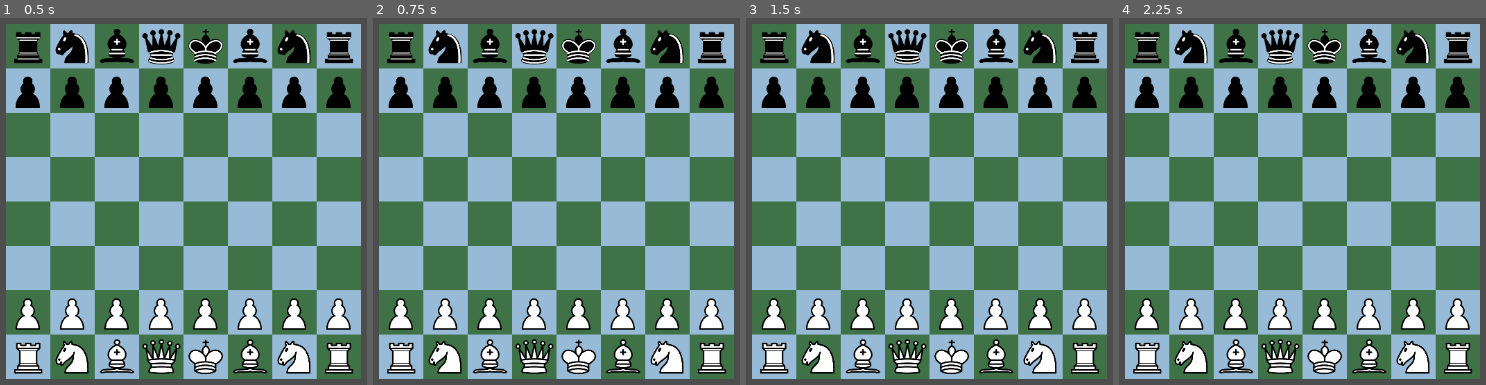
Above: before the commit, frames 1-4 (left to right).
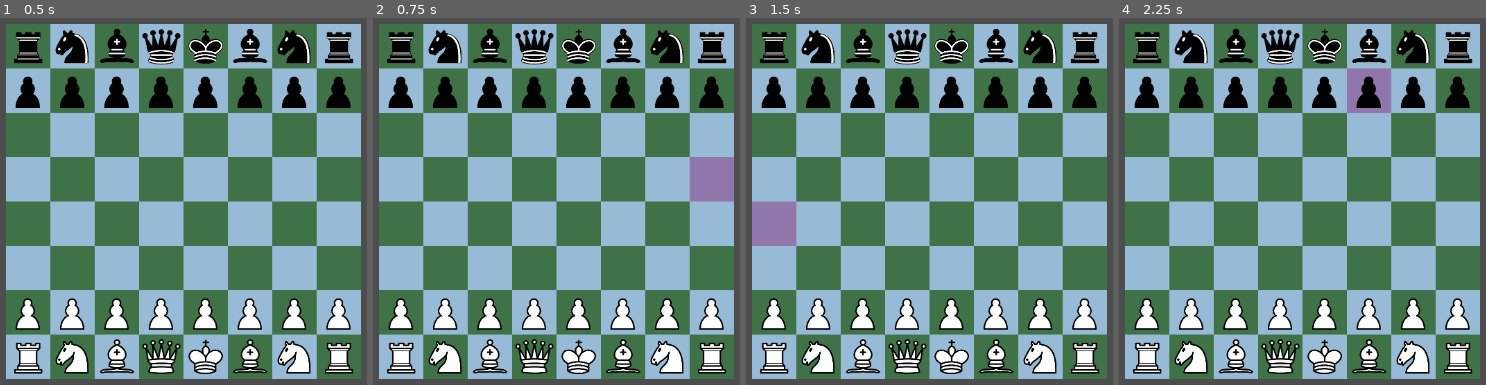
Above: after the commit, the same moments.

Repository: Steammake3/ChessV2
Game: Godot game, scene res://Scenes/board.tscn
Two runs of this game, one before a commit and one after it. Both use one fixed random seed, a clock stepped at 60 frames per second and the inputs below. The engine's default icon, where the game draws it, is replaced by a stand-in: a white triangle on a blue panel in a dark square.
Inputs (mouse positions are in pixels of both pictures, inside the frame that each line leads up to):
- Up to frame 1 (0.5 s): no input
- Up to frame 2 (0.75 s): tap Enter at 0.5 s; move the mouse to (732, 179) at 0.52 s; click (732, 179) at 0.67 s
- Up to frame 3 (1.5 s): tap Space at 1.25 s; move the mouse to (768, 223) at 1.27 s; click (768, 223) at 1.42 s
- Up to frame 4 (2.25 s): tap Enter at 2 s; move the mouse to (1383, 102) at 2.02 s; click (1383, 102) at 2.17 s

Frame 1 is identical in both runs. In frame 2, 1.5% of the frame differs, in the area x 86-99%, y 37-51%; in frame 3, 1.5%; in frame 4, 1.1%.

Commit message:
SELECTION BEHAVIOR successfully implemented
Must remove DEBUG icon in tile_base at some point

Diff:
--- a/Scenes/physical_piece.tscn
+++ b/Scenes/physical_piece.tscn
@@ -5,8 +5,6 @@
 
 [node name="PhysicalPiece" type="Node2D"]
 script = ExtResource("1_eskfv")
-type = null
-side = null
 
 [node name="PieceImg" type="Sprite2D" parent="."]
 texture = ExtResource("2_eixs1")
--- a/Scenes/tile_base.tscn
+++ b/Scenes/tile_base.tscn
@@ -1,16 +1,41 @@
-[gd_scene load_steps=3 format=3 uid="uid://bppphhk2iy5i1"]
+[gd_scene load_steps=4 format=3 uid="uid://bppphhk2iy5i1"]
 
+[ext_resource type="Script" uid="uid://dx8dw4j4k8n77" path="res://Scriptures/tile_base.gd" id="1_c7lwa"]
 [ext_resource type="Texture2D" uid="uid://b3ex137i3g3ay" path="res://icon.svg" id="1_qfeuw"]
 
 [sub_resource type="RectangleShape2D" id="RectangleShape2D_h0xm2"]
 size = Vector2(64, 64)
 
 [node name="TileBase" type="Area2D"]
+script = ExtResource("1_c7lwa")
 
 [node name="CollisionShape2D" type="CollisionShape2D" parent="."]
 shape = SubResource("RectangleShape2D_h0xm2")
 
-[node name="Sprite2D" type="Sprite2D" parent="."]
+[node name="Debug" type="Sprite2D" parent="."]
 visible = false
 scale = Vector2(0.5, 0.5)
 texture = ExtResource("1_qfeuw")
+
+[node name="Selected" type="Node2D" parent="."]
+
+[node name="Fill" type="ColorRect" parent="Selected"]
+offset_left = -32.0
+offset_top = -32.0
+offset_right = 32.0
+offset_bottom = 32.0
+color = Color(0.671643, 0.687751, 0.272408, 0.537255)
+
+[node name="Outline" type="Line2D" parent="Selected"]
+points = PackedVector2Array(-30, 30, -30, -30, 30, -30, 30, 30)
+closed = true
+width = 6.0
+default_color = Color(0.0564554, 0.202085, 0.201512, 1)
+joint_mode = 2
+
+[node name="Hovered" type="ColorRect" parent="."]
+offset_left = -32.0
+offset_top = -32.0
+offset_right = 32.0
+offset_bottom = 32.0
+color = Color(0.835333, 0.48, 1, 0.537255)
--- a/Scriptures/board.gd
+++ b/Scriptures/board.gd
@@ -4,28 +4,39 @@
 @export_color_no_alpha var light = Color("97bbd7")
 @export_color_no_alpha var dark = Color("3f7247")
 @export var TILE_SIZE : int = 64
-var FEN : String = "rnbqkbnr/pppppppp/8/8/8/8/PPPPPPPP/RNBQKBNR w KQkq - 0 1"
 
-var Game = GameState.new(FEN)
+const FEN : String = "rnbqkbnr/pppppppp/8/8/8/8/PPPPPPPP/RNBQKBNR w KQkq - 0 1"
+const tiler = preload("res://Scenes/tile_base.tscn")
+const piecer = preload("res://Scenes/physical_piece.tscn")
+
+var Game := GameState.new(FEN)
+var selection : int
+signal clear_prev_select(id : int)
 
 func setup_beginning():
 	var ts = TILE_SIZE
 	queue_redraw()
-	const tiler = preload("res://Scenes/tile_base.tscn")
-	const piecer = preload("res://Scenes/physical_piece.tscn")
 	for i in range(8):
 		for j in range(8):
-			var tile = tiler.instantiate()
-			tile.position = Vector2((j-4)*ts+ts/2.0, (3-i)*ts+ts/2.0)
-			tile.name = "Tile%d" % (8*i+j)
-			$Areas.add_child(tile)
+			$Areas.add_child(new_tilebase_at(i, j, ts))
 			if 8*i+j in Game.pindeces:
-				var piece = piecer.instantiate()
-				piece.position = Vector2((j-4)*ts+ts/2.0, (3-i)*ts+ts/2.0)
-				piece.name = "At%d" % (8*i+j)
-				piece.scale = Vector2(ts/170.0, ts/171.0)
-				piece.piece = Game.board[8*i+j]
-				$Pieces.add_child(piece)
+				$Pieces.add_child(new_piece_at(i, j, ts))
+
+func new_tilebase_at(i, j, ts):
+	var tile := tiler.instantiate() as TileBase
+	tile.position = Vector2((j-4)*ts+ts/2.0, (3-i)*ts+ts/2.0)
+	tile.name = "Tile%d" % (8*i+j)
+	tile.pos = int(8*i+j)
+	tile.board = self
+	return tile
+
+func new_piece_at(i, j, ts, scalar = 1) -> PhysicalPiece:
+	var piece := piecer.instantiate() as PhysicalPiece
+	piece.position = Vector2((j-4)*ts+ts/2.0, (3-i)*ts+ts/2.0)
+	piece.name = "At%d" % (8*i+j)
+	piece.scale = Vector2(ts/170.0*scalar, ts/171.0*scalar)
+	piece.piece = int(Game.board[8*i+j])
+	return piece
 
 func _draw() -> void:
 	var ts = TILE_SIZE
@@ -33,13 +44,24 @@
 		for j in range(8):
 			draw_rect(Rect2((i-4)*ts, (j-4)*ts, ts, ts), light if (i+j)%2 else dark)
 	if Game.en_passant != -1:
-		draw_circle(Vector2.ZERO, 70, Color.RED)
+		var piece : PhysicalPiece = new_piece_at(int(Game.en_passant / 8.0), Game.en_passant%8, ts, 0.5)
+		piece.modulate.a = 0.5
+		const Pieces = PhysicalPiece.Pieces
+		piece.piece = Pieces.Pawn | (Pieces.Black if Game.en_passant>31 else Pieces.White)
+		piece.rotation  = TAU/2.0
+		$Pieces.add_child(piece)
 
-func _enter_tree() -> void:
+func _ready() -> void:
 	Game.position_changed.connect(_on_position_changed)
+	clear_prev_select.connect(_on_select_cleared)
 	setup_beginning()
 	print(Game.repr())
 
 func _on_position_changed():
 	#TODO : Do piece moving logic
 	pass
+
+func _on_select_cleared(post):
+	if post==-1: return
+	if Helper.color_of_piece(Game.board[post])==Game.current_move:
+		selection = post
--- a/Scriptures/helper.gd
+++ b/Scriptures/helper.gd
@@ -1,4 +1,4 @@
-class_name Helper extends Node
+class_name Helper
 
 const Pieces = PhysicalPiece.Pieces
 
@@ -21,3 +21,6 @@
 
 static func is_black(piece):
 	return (piece>>3)==2
+
+static func color_of_piece(piece):
+	return Pieces.Black if is_black(piece) else Pieces.White
--- a/Scriptures/physical_piece.gd
+++ b/Scriptures/physical_piece.gd
@@ -32,7 +32,7 @@
 @export_enum("King:1", "Queen:2", "Bishop:3", "Rook:4", "Knight:5", "Pawn:6") var type : int = 6
 @export_enum("White:8", "Black:16") var side : int = 8
 
-var piece = side | type
+var piece : int = side | type
 
 func _process(delta: float) -> void:
 	if not piece&7:
--- /dev/null
+++ b/Scriptures/tile_base.gd
@@ -0,0 +1,29 @@
+class_name TileBase extends Area2D
+
+var board : Board
+var pos : int
+
+func _ready() -> void:
+	$Hovered.hide()
+	$Selected.hide()
+	board.clear_prev_select.connect(_on_clear_prev_select)
+
+func _mouse_enter() -> void:
+	$Hovered.show()
+
+func _mouse_exit() -> void:
+	$Hovered.hide()
+
+func _input(event: InputEvent) -> void:
+	if event is InputEventMouseButton:
+		if event.button_index == MOUSE_BUTTON_LEFT and $Hovered.visible and event.pressed:
+			var piece = board.Game.board[pos]
+
+			if Helper.is_empty(piece): return
+			if Helper.color_of_piece(piece) != board.Game.current_move: return
+
+			board.emit_signal("clear_prev_select", pos)
+			$Selected.visible = not $Selected.visible
+
+func _on_clear_prev_select(post):
+	if pos != post: $Selected.hide()
Not shown, added: Scriptures/tile_base.gd.uid
